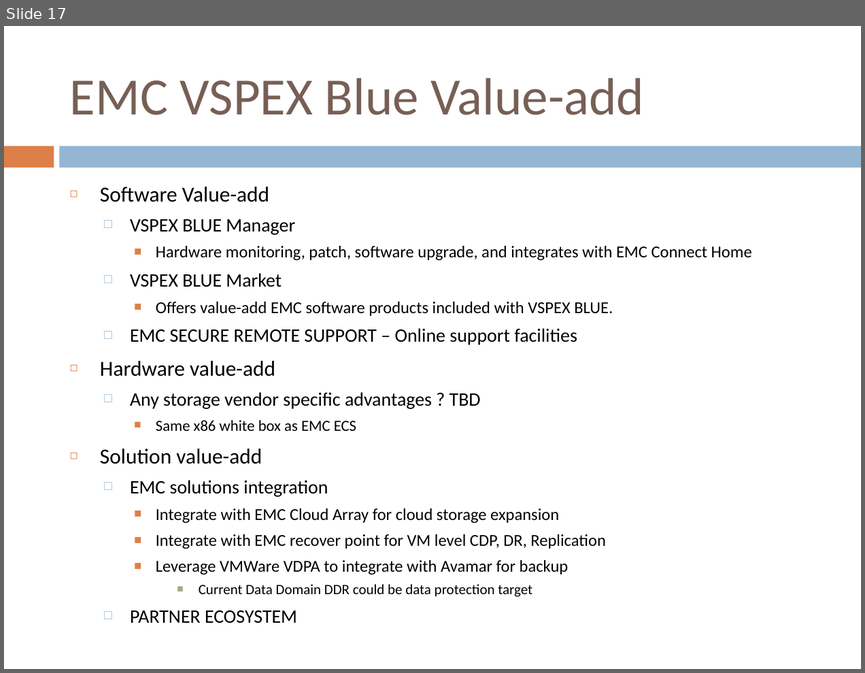
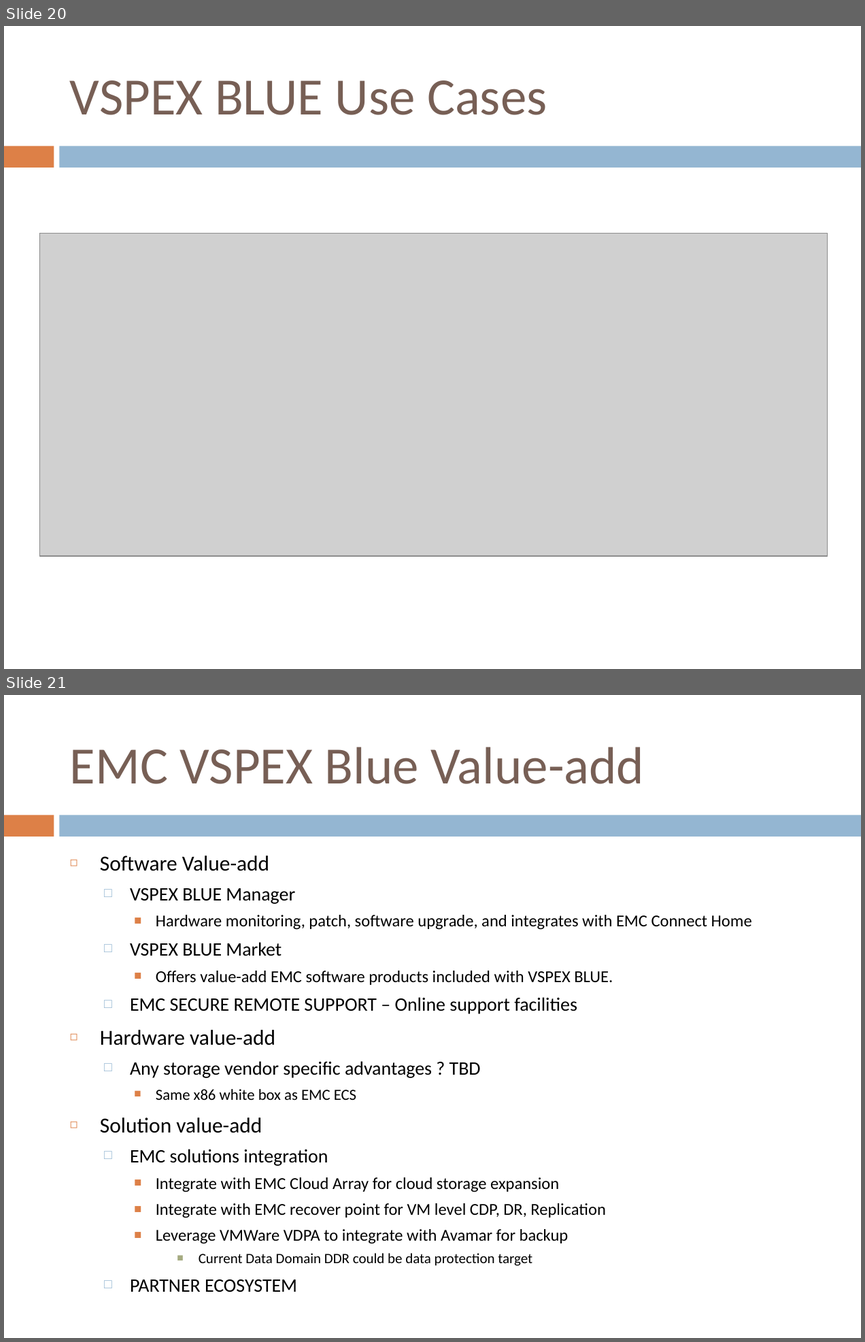
Before and after one commit to yangoliver/mydoc, a slide deck: slides/2016/vsan_toi_part1.pptx. Shown one above the other, each under a label of ours: slide 17 before the commit, slides 20 and 21 after it. The pictures are 865x673 and 865x1342 pixels, drawn with LibreOffice and Linux fonts; fonts in the diff are those of the drawing; grey boxes stand for pictures. Boxes give left, top, right and bottom in pixels: in the first picture for what was removed or moved away, otherwise in the second. Text is boxed around its words. In the diff, an @@ line names an element or a change of style, - is before the commit and + after.

```diff
--- a/slides/2016/vsan_toi_part1.pptx
+++ b/slides/2016/vsan_toi_part1.pptx
@@ slide 20 added at [4,26,861,669], background #FFFFFF; not listed: 2 template elements that a slide beside it also shows @@
@@ title added at [70,80,547,115], 44 pt, text #775F55 @@
+VSPEX BLUE Use Cases
@@ picture added at [40,233,827,556] @@
@@ what was slide 17 is now slide 21 @@
```
Also in this commit, not shown: 4 slides changed, 5 other slides added, 1 other file.
